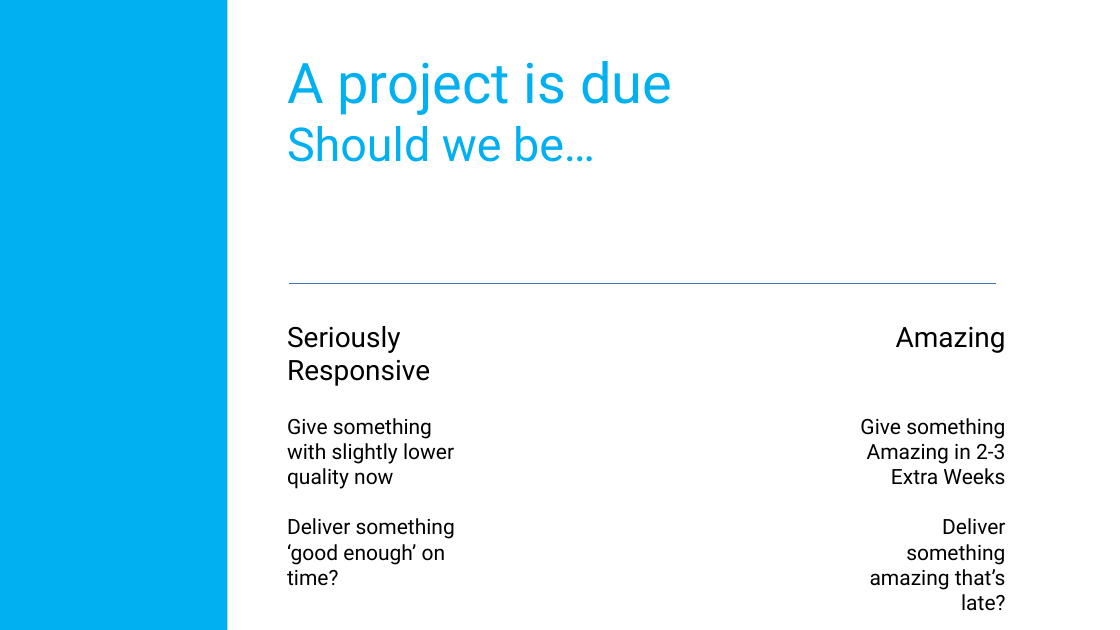
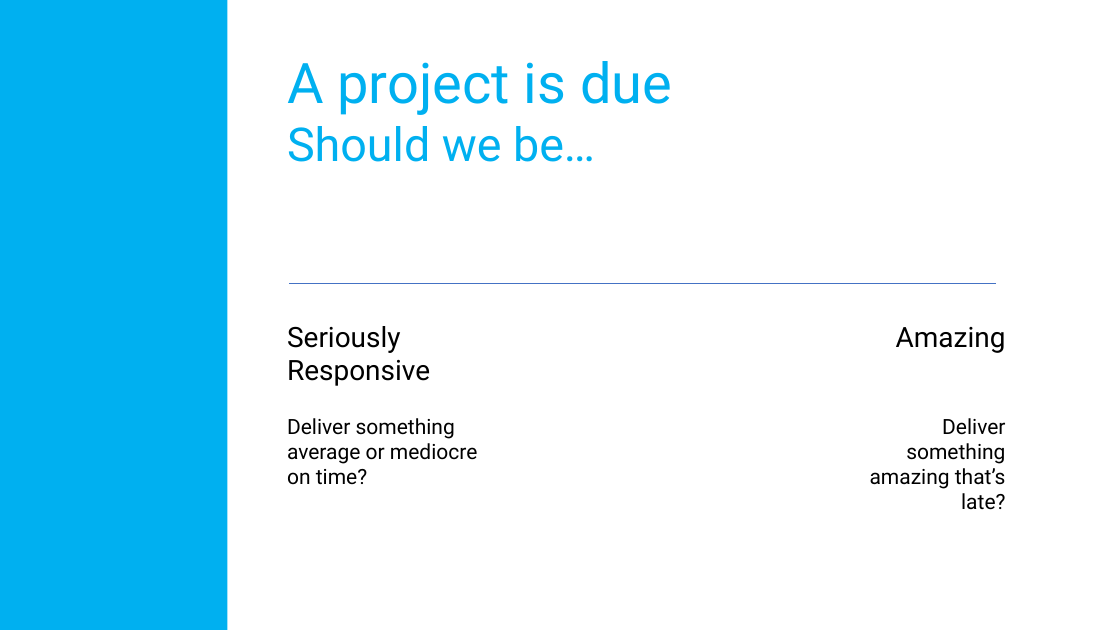
Before and after one commit to amadorchavez/amadorchavez.github.io, a slide deck: slide 11 of nifty/Culture.Values.pptx (slide 9 before the commit). Drawn at 1120x630 pixels with LibreOffice and Linux fonts; fonts in the diff are those of the drawing. Boxes give left, top, right and bottom in pixels: in the first picture for what was removed or moved away, otherwise in the second. Text is boxed around its words. In the diff, an @@ line names an element or a change of style, - is before the commit and + after.

```diff
--- a/nifty/Culture.Values.pptx
+++ b/nifty/Culture.Values.pptx
@@ text at [287, 418, 477, 485]: text changed @@
-Give something with slightly lower quality now
-Deliver something ‘good enough’ on time?
+Deliver something average or mediocre on time?
@@ text at [860, 418, 1005, 485]: paragraph removed @@
-Give something Amazing in 2-3 Extra Weeks
```
Also in this commit, not shown: 11 other slides changed, 17 slides added, 2 slides removed, 49 other files.
